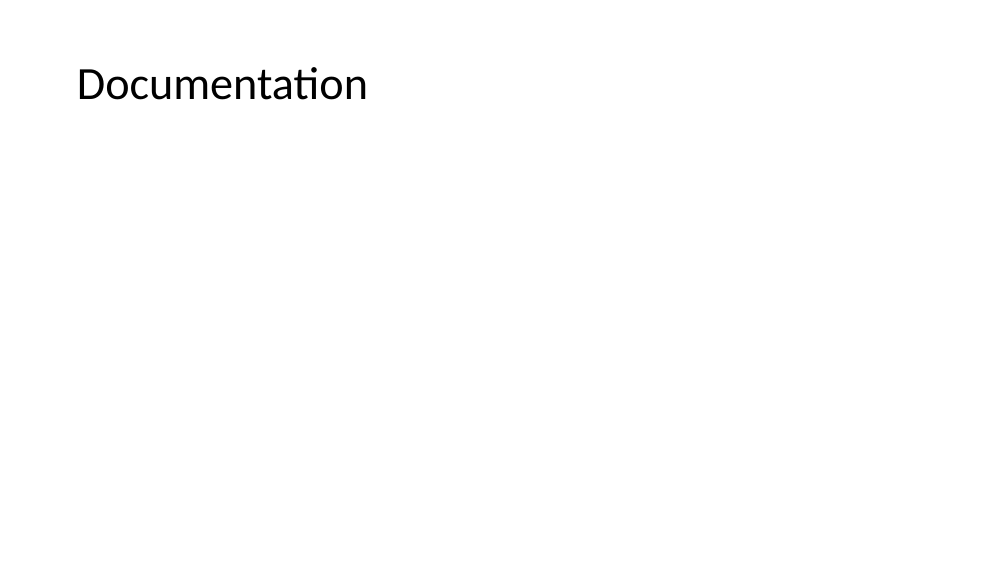
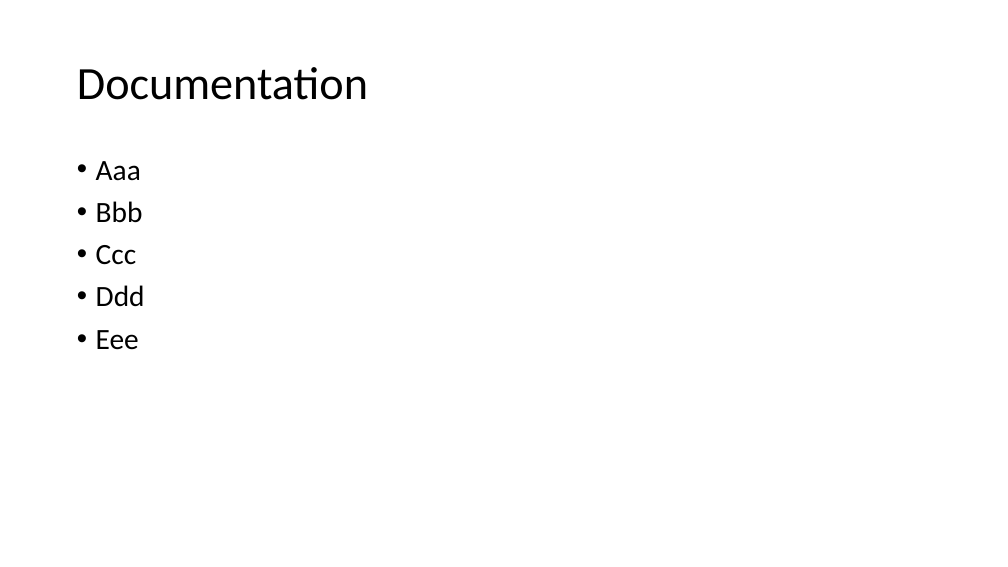
Before and after one commit to secure73/vita_presentation, a slide deck: slide 7 of vita.pptx. Drawn at 1008x567 pixels with LibreOffice and Linux fonts; fonts in the diff are those of the drawing. Boxes give left, top, right and bottom in pixels: in the first picture for what was removed or moved away, otherwise in the second. Text is boxed around its words. In the diff, an @@ line names an element or a change of style, - is before the commit and + after.

```diff
--- a/vita.pptx
+++ b/vita.pptx
@@ text added at (96,161,145,350), 28 pt, text #000000 @@
+• Aaa
+• Bbb
+• Ccc
+• Ddd
+• Eee
```
Also in this commit, not shown: 1 other slide changed.
